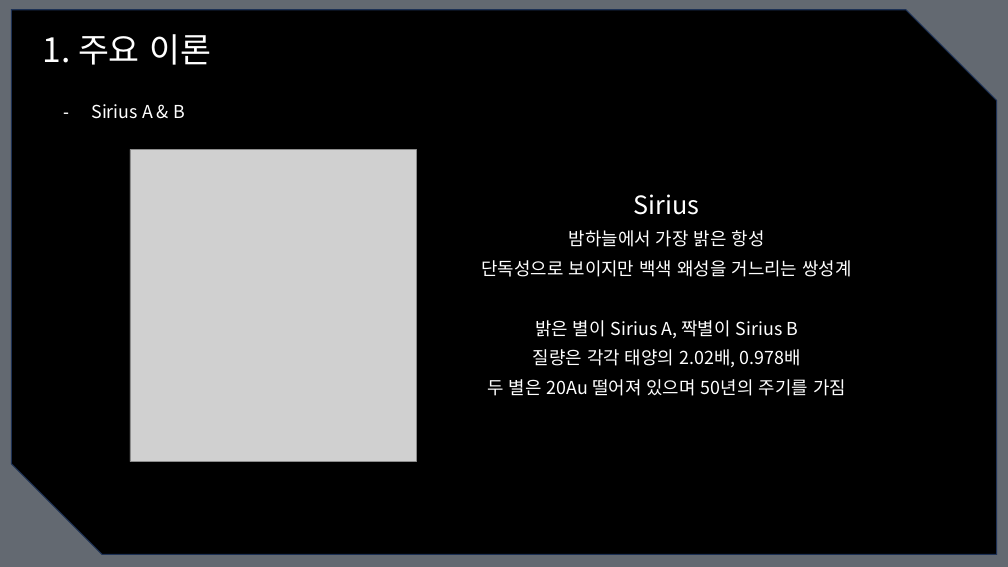
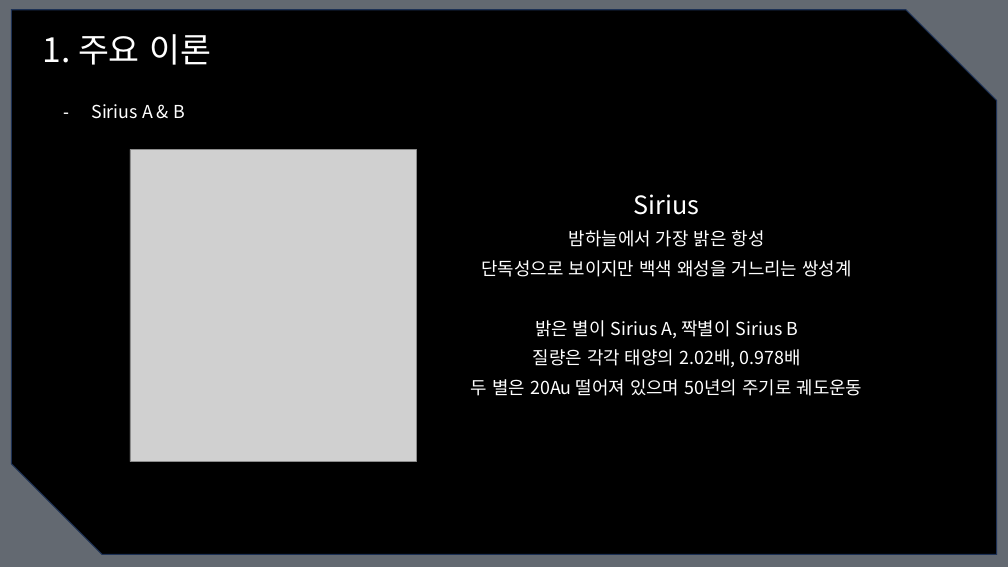
Before and after one commit to yedam-823/project1_20221261, a slide deck: slide 2 of 전산 발표1_20221261 이예담.pptx. Drawn at 1008x567 pixels with LibreOffice and Linux fonts; fonts in the diff are those of the drawing; grey boxes stand for pictures. Boxes give left, top, right and bottom in pixels: in the first picture for what was removed or moved away, otherwise in the second. Text is boxed around its words. In the diff, an @@ line names an element or a change of style, - is before the commit and + after.

```diff
--- a/전산 발표1_20221261 이예담.pptx
+++ b/전산 발표1_20221261 이예담.pptx
@@ text at (471,379,863,396): text changed @@
-두 별은 20Au 떨어져 있으며 50년의 주기를 가짐
+두 별은 20Au 떨어져 있으며 50년의 주기로 궤도운동
```
